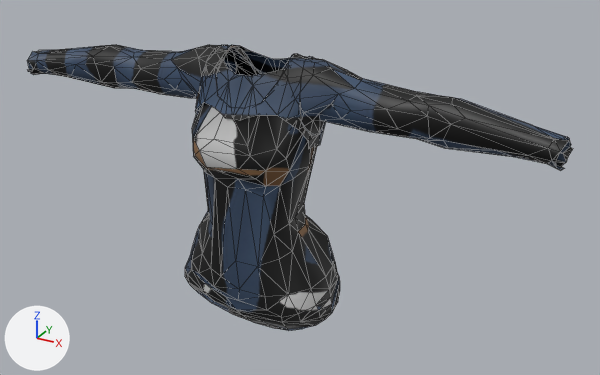
Two versions of the FBX model art/cast/export/parts/f/top_long.fbx, one commit apart.
The view is the same before and after, from a 50 mm camera at (0.734, -1.199, 1.771) aimed at (0.068, 0.012, 1.165). Every picture has the same lights, and +X, +Y and +Z are marked at lower left. The picture after the commit comes second. Mesh edges are drawn as thin lines. Objects named as collision shapes, trigger or cutter boxes, shadow casters or lower levels of detail are left out.

The first picture shows 'top_long_LOD0'.
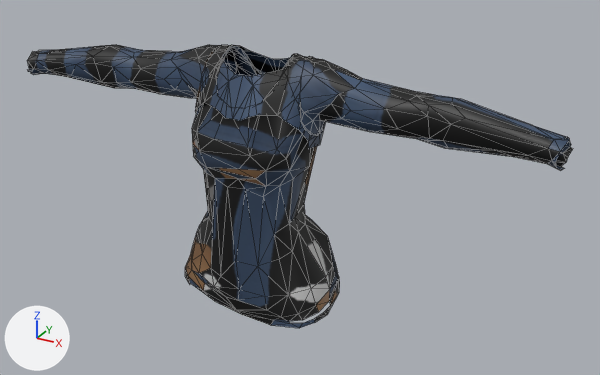
Boxes [x1, y1, x2, y2] around the edits, measured in the pictures (600 x 375 px; the box of a moved part takes in the faces that stretch with it):
'top_long_LOD0', reshaped
    before: [27, 45, 573, 330]
    after: [27, 45, 573, 328]
part 1 of me_top_long_lod0, moved or reshaped
    before: [185, 263, 340, 330]
    after: [185, 263, 340, 328]
part 2 of me_top_long_lod0, moved or reshaped
    both: [277, 101, 302, 159]
part 3 of me_top_long_lod0, moved or reshaped
    both: [192, 102, 223, 156]
part 4 of me_top_long_lod0, surface changed
    both: [27, 45, 569, 307]

The edits, one by one:
me_top_long_lod0 is used by ob_top_long_lod0; location (0.0, 0.0, 0.0).
me_top_long_lod0 had 567 vertices, 950 faces and spanned x -0.531..0.531, y -0.124..0.085, z 0.941..1.414.
me_top_long_lod0 now has 568 vertices, 949 faces and spans x -0.531..0.531, y -0.124..0.085, z 0.945..1.414.
Part 1, on me_top_long_lod0:
26 vertices are removed from x -0.119..0.161, y -0.114..0.066, z 0.941..0.991.
55 faces are deleted.
2 vertices move from x 0.077..0.153, y -0.028..0.085, z 0.98..0.986 to x 0.077..0.154, y -0.034..0.085, z 0.977..0.986.
24 vertices are added at x -0.118..0.158, y -0.111..0.084, z 0.945..0.99.
48 new faces join them.
Part 2, on me_top_long_lod0:
1 vertex is removed from x 0.099, y -0.05, z 1.322.
7 faces are deleted.
2 vertices are added at (0.097, -0.047, 1.336), (0.102, -0.049, 1.316).
9 new faces join them.
Part 3, on me_top_long_lod0:
2 vertices are removed from x -0.099..-0.077, y -0.105..-0.002, z 1.215..1.273.
16 faces are deleted.
4 vertices are added at (-0.098, -0.01, 1.208), (-0.101, 0.011, 1.244), (-0.073, -0.101, 1.283), (-0.081, -0.103, 1.261).
20 new faces join them.
me_top_long_lod0 part 4: 435 kept faces spanning x -0.531..0.53, y -0.12..0.084, z 0.974..1.414 get new texture (UV) coordinates.
